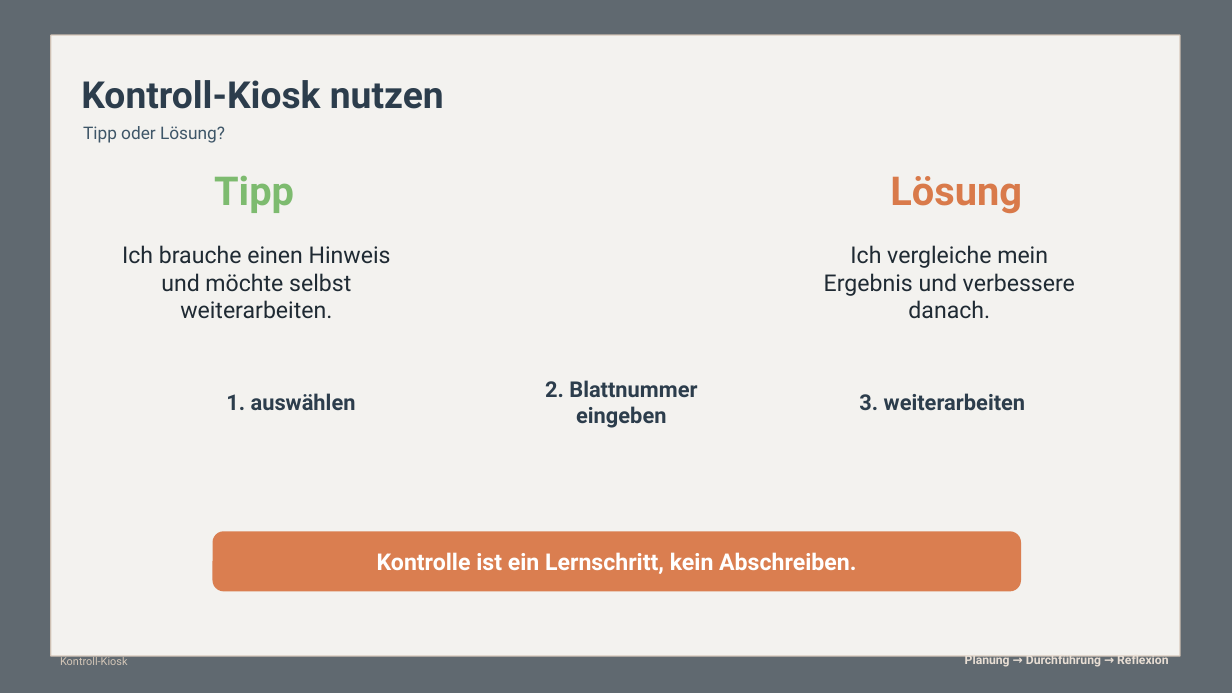
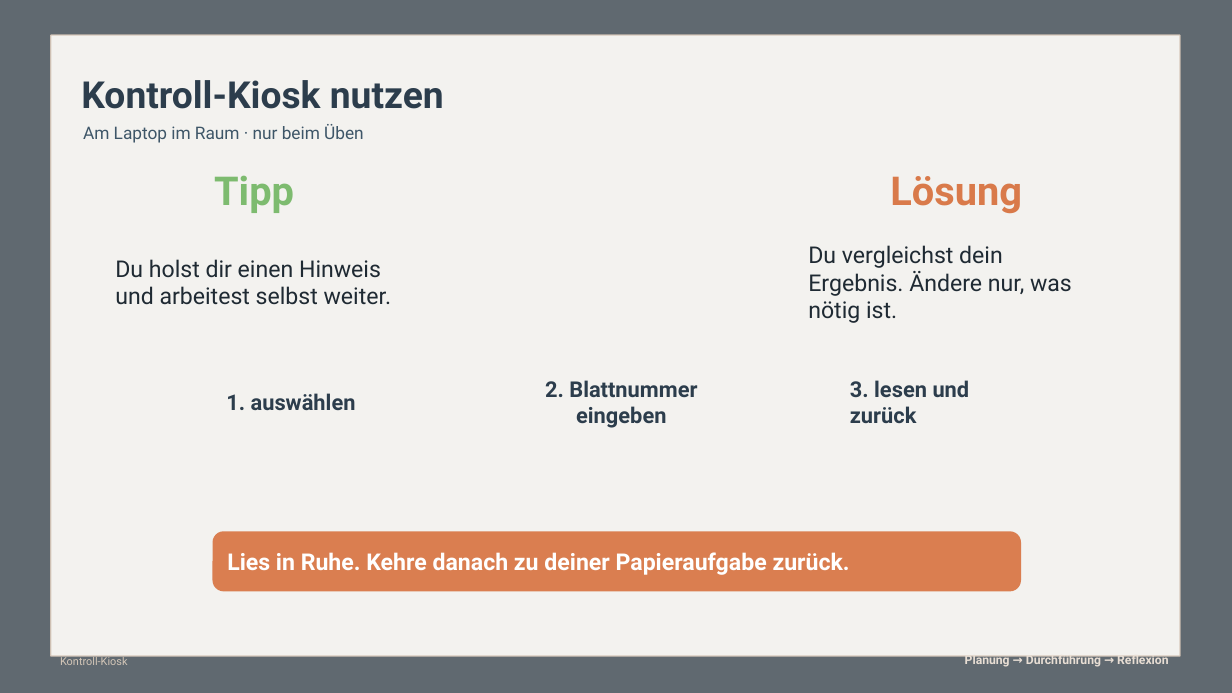
Before and after one commit to technikerleben/d5ur1-wunschbriefe, a slide deck: slide 23 of praesentationen/Impulse_Wunschbriefe_SRL_Mathe.pptx. Drawn at 1232x693 pixels with LibreOffice and Linux fonts; fonts in the diff are those of the drawing; background and template pictures are left out. Boxes give left, top, right and bottom in pixels: in the first picture for what was removed or moved away, otherwise in the second. Text is boxed around its words. In the diff, an @@ line names an element or a change of style, - is before the commit and + after.

```diff
--- a/praesentationen/Impulse_Wunschbriefe_SRL_Mathe.pptx
+++ b/praesentationen/Impulse_Wunschbriefe_SRL_Mathe.pptx
@@ text at box(83, 124, 364, 143): text changed @@
-Tipp oder Lösung?
+Am Laptop im Raum · nur beim Üben
@@ text at box(115, 259, 392, 305): text changed @@
-Ich brauche einen Hinweis und möchte selbst weiterarbeiten.
+Du holst dir einen Hinweis und arbeitest selbst weiter.
@@ text at box(808, 245, 1072, 323): text changed @@
-Ich vergleiche mein Ergebnis und verbessere danach.
+Du vergleichst dein Ergebnis. Ändere nur, was nötig ist.
@@ text at box(850, 380, 970, 423): text changed @@
-3. weiterarbeiten
+3. lesen und zurück
@@ text at box(227, 552, 850, 575): text changed @@
-Kontrolle ist ein Lernschritt, kein Abschreiben.
+Lies in Ruhe. Kehre danach zu deiner Papieraufgabe zurück.
```
Also in this commit, not shown: 23 other slides changed, 8 other files.
